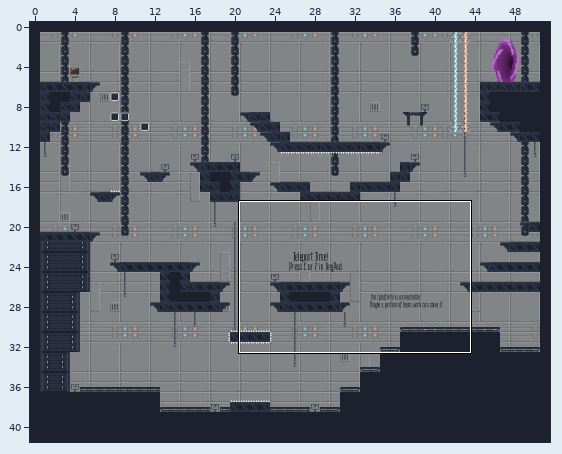
An edit to a level. Tiled map, Development Platformer/Game/maps/Tutorial_Level.tmx. The first picture is a wide view before the edit; the outline marks the close-up.
Close-up. Earlier state:
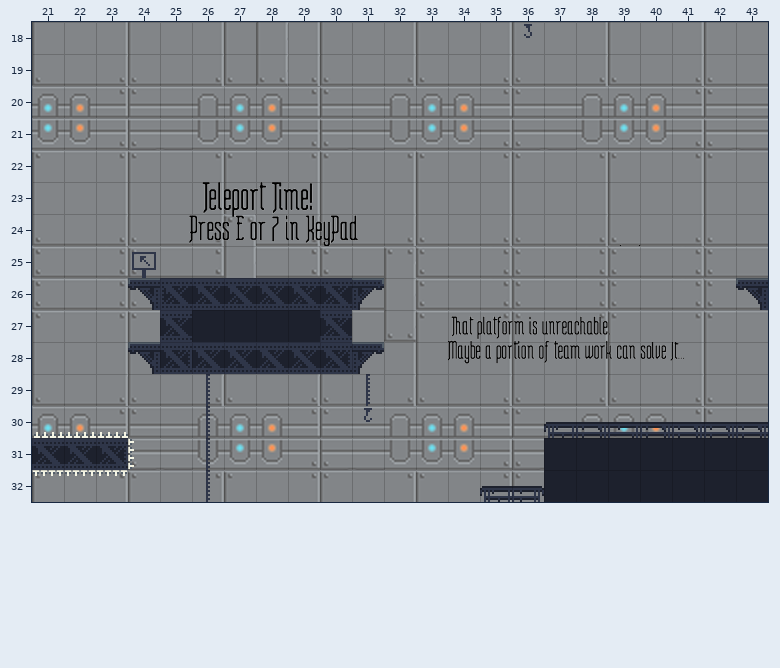
Cells are 32x32 px. Shown: x 21..43, y 18..32.
Now the later version:
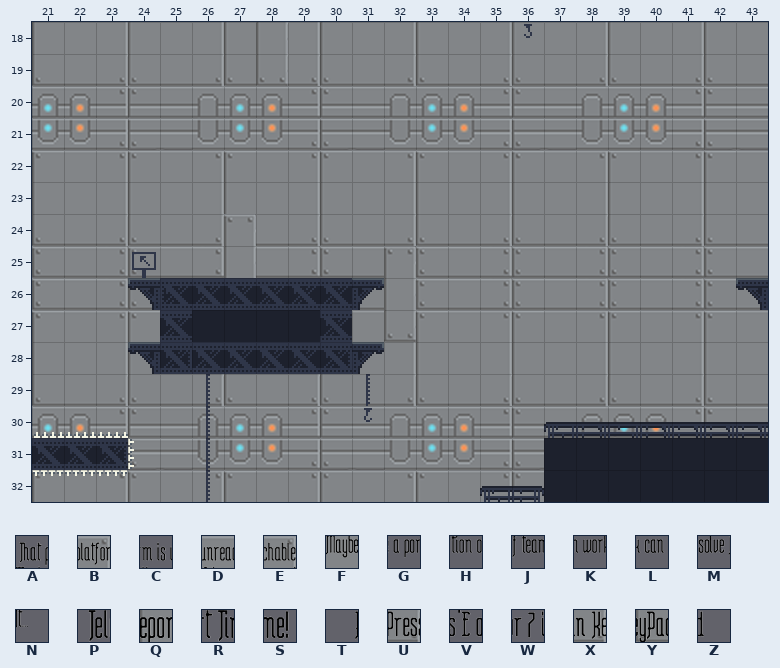
Key: from "Tutorial Level": A 939, B 940, C 941, D 942, E 943, F 971, G 972, H 973, J 974, K 975, L 976, M 977, N 978, P 981, Q 982, R 983, S 984, T 1012, U 1013, V 1014, W 1015, X 1016, Y 1017, Z 1018.
_ is an empty cell.
See-through tiles are keyed as they look on the map.
From old to new:
Layer "Letters" (removed):
Tile A is removed in row 27 at x 34.
Tile B is removed in row 27 at x 35.
Tile C is removed in row 27 at x 36.
Tile D is removed in row 27 at x 37.
Tile E is removed in row 27 at x 38.
Tile F is removed in row 28 at x 34.
Tile G is removed in row 28 at x 35.
Tile H is removed in row 28 at x 36.
Tile J is removed in row 28 at x 37.
Tile K is removed in row 28 at x 38.
Tile L is removed in row 28 at x 39.
Tile M is removed in row 28 at x 40.
Tile N is removed in row 28 at x 41.
Tile P is removed in row 23 at x 26.
Tile Q is removed in row 23 at x 27.
Tile R is removed in row 23 at x 28.
Tile S is removed in row 23 at x 29.
Tile T is removed in row 24 at x 25.
Tile U is removed in row 24 at x 26.
Tile V is removed in row 24 at x 27.
Tile W is removed in row 24 at x 28.
Tile X is removed in row 24 at x 29.
Tile Y is removed in row 24 at x 30.
Tile Z is removed in row 24 at x 31.
